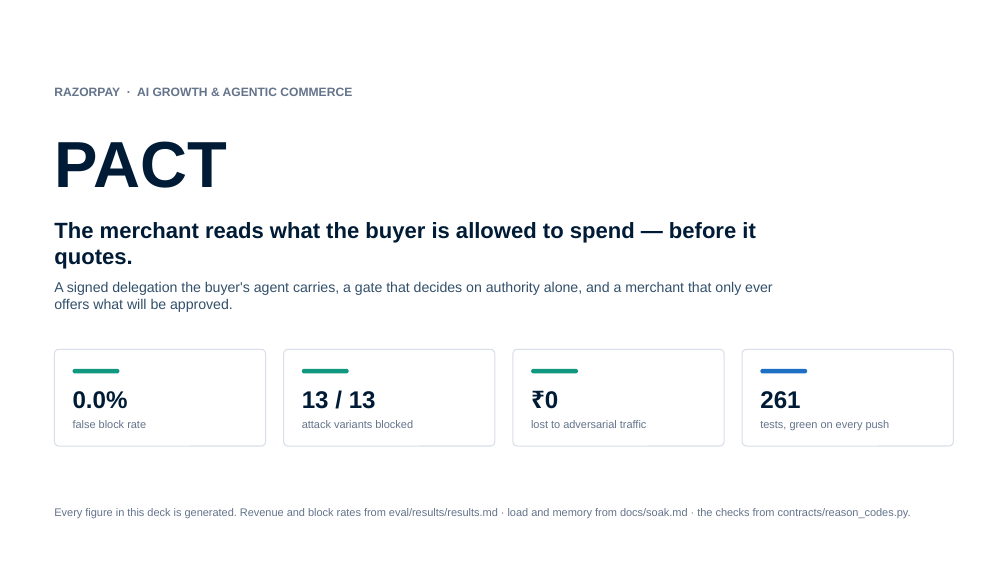
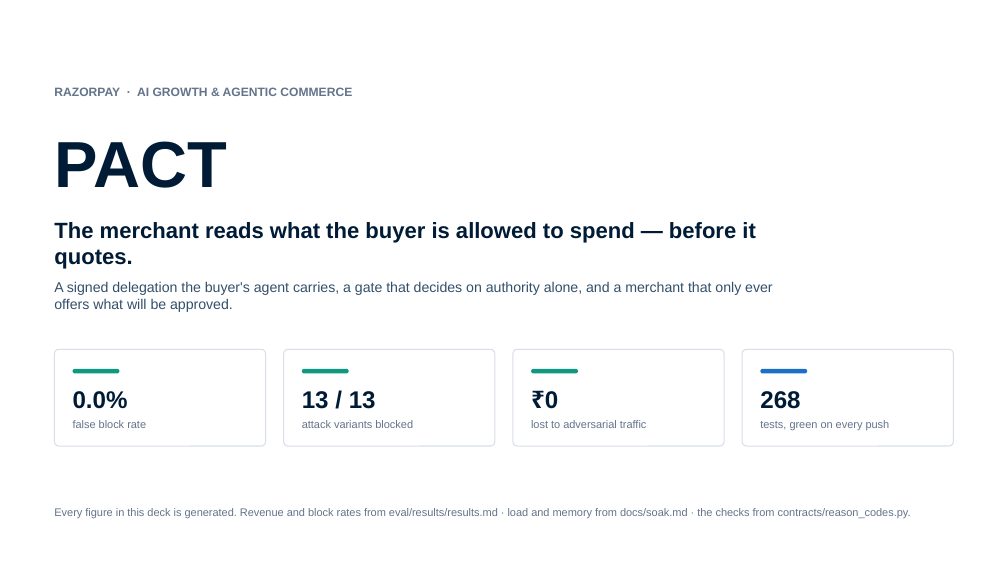
Before and after one commit to swetank18/PACT, a slide deck: slide 1 of docs/PACT-explainer.pptx. Drawn at 1008x567 pixels with LibreOffice and Linux fonts; fonts in the diff are those of the drawing. Boxes give left, top, right and bottom in pixels: in the first picture for what was removed or moved away, otherwise in the second. Text is boxed around its words. In the diff, an @@ line names an element or a change of style, - is before the commit and + after.

```diff
--- a/docs/PACT-explainer.pptx
+++ b/docs/PACT-explainer.pptx
@@ text at (760,391,800,409): text changed @@
-261
+268
```
Also in this commit, not shown: 1 other slide changed, 9 other files.
